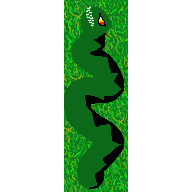
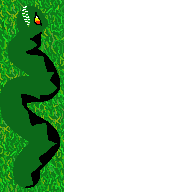
Layers edited between the first and the second 192 × 192 image:
painted on "Paint Layer 2" over <box>0,0,128,192</box>
painted on "Background" over <box>0,0,128,192</box>
